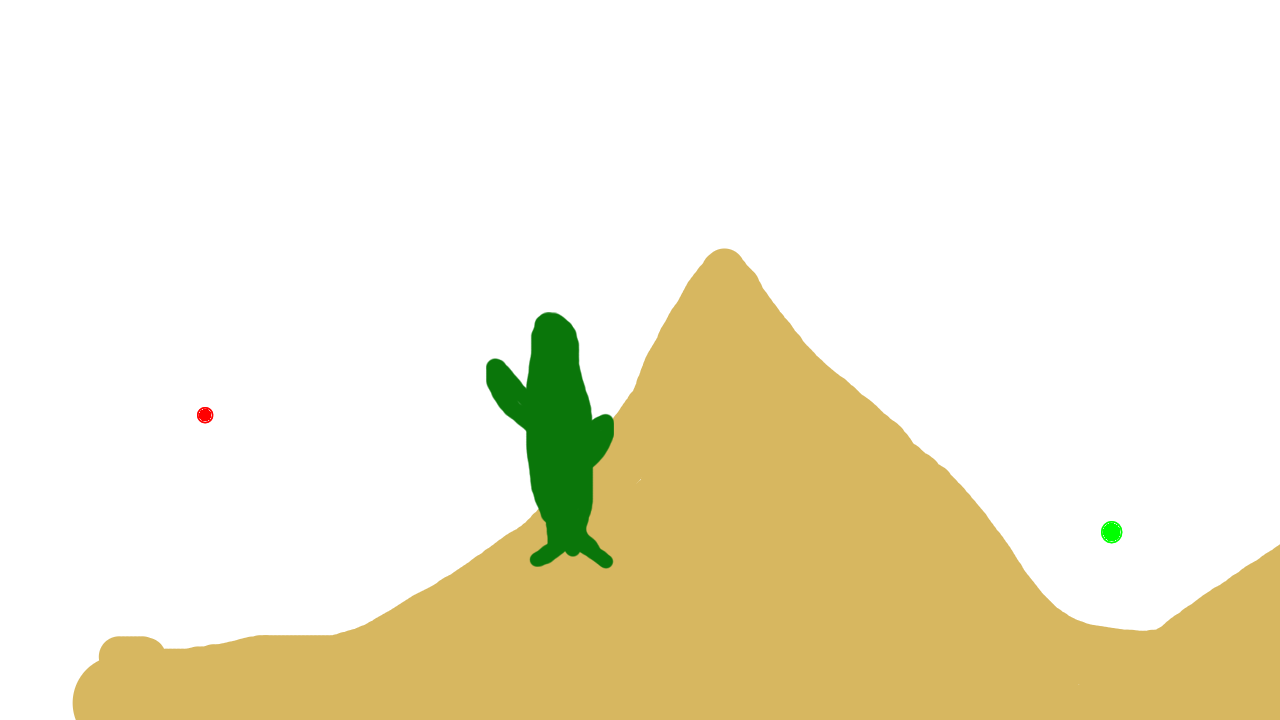
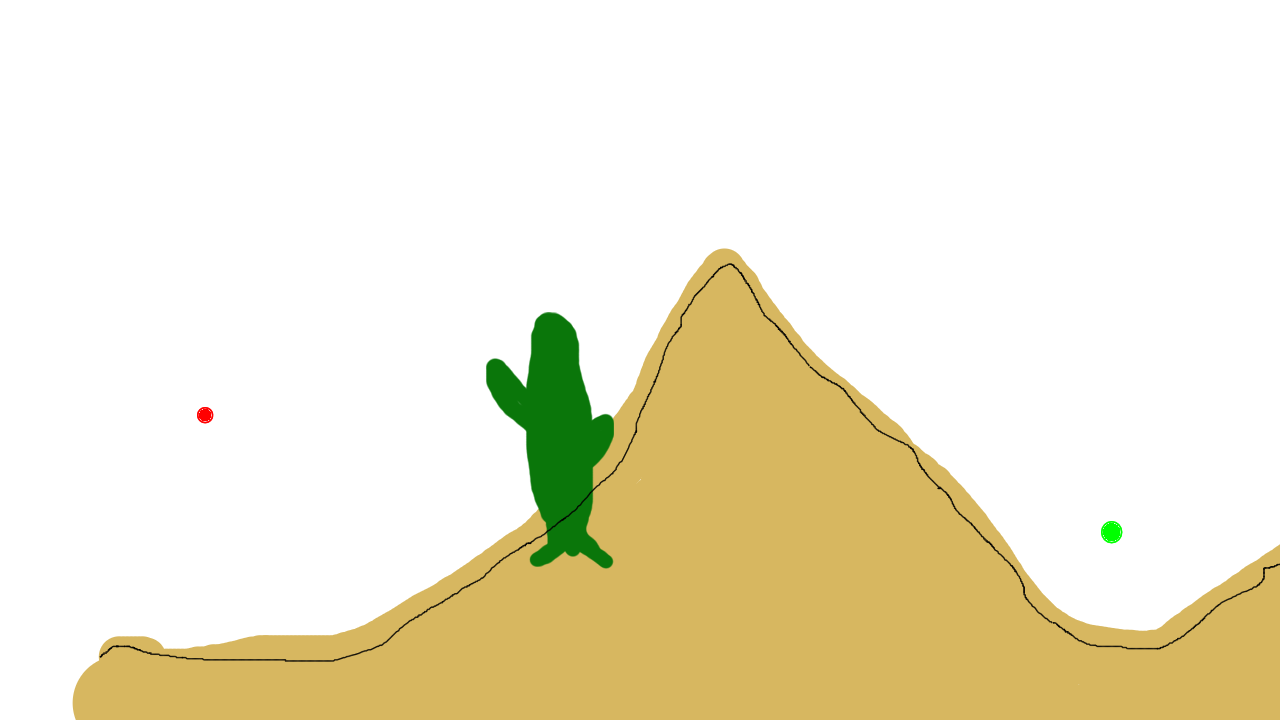
Two versions of the same layered image (1280x720). Layer-by-layer changes:
added layer "Paint Layer 4" above "Paint Layer 3" over left=99, top=263, right=1280, bottom=662
